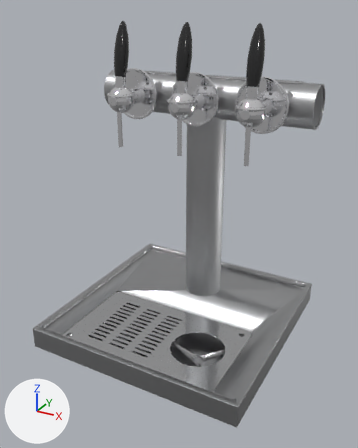
Renders of the Blender file docs/objetos/blend/B4.blend from each side of a commit.
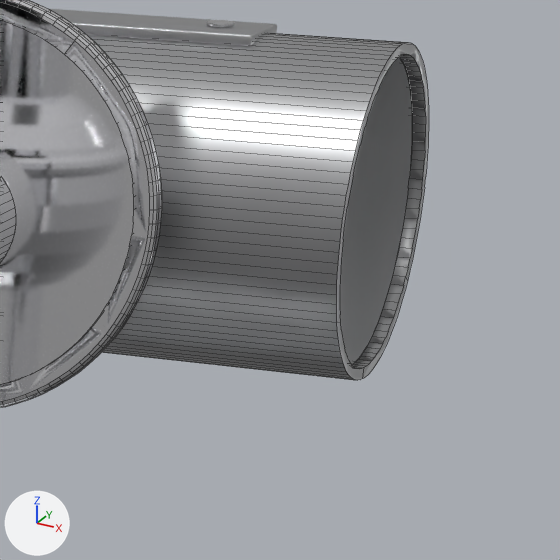
There are two pictures of each version: one whole from a 50 mm camera at (0.391, -0.726, 0.572) aimed at (0.005, -0.024, 0.221), one close up on the part from 75% to 96% of the width and 17% to 34% of the height. The lights are fixed; the arrows at lower left show +X, +Y and +Z. The older version's two pictures come first. The close-ups show mesh edges as thin lines.

Names of what the first close-up shows: 'grifo 3 tuerca', 'medallon 3', 'pletina', 'tapa 2', 'tubo horizontal' and 1 more.
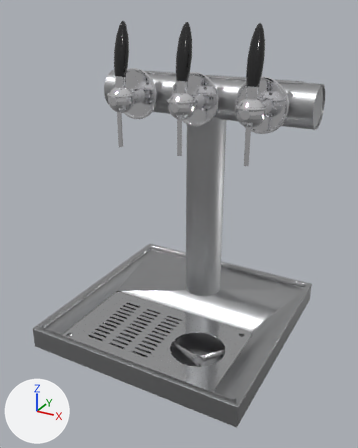
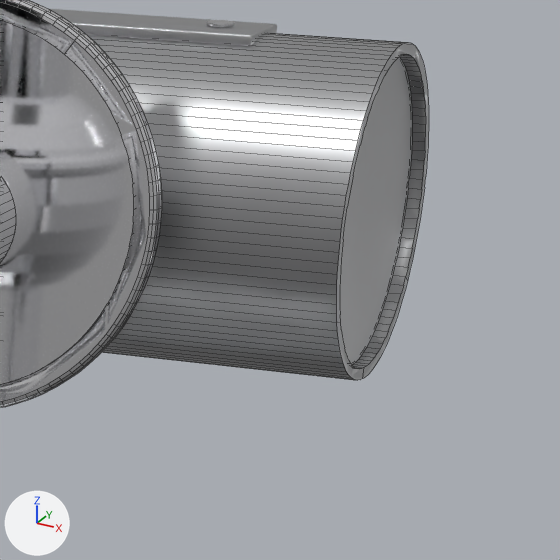
What changed in the scene script:
```text
Change me_tubo_horizontal:
    where me_tubo_horizontal.from_pydata(...)  # 576 vertices, 294 faces; spans x -0.2..0.2, y 0.054..0.126, z 0.387..0.459
    used by ob_tubo_horizontal; parent = ob_b4; location = (0.0, 0.0, 0.0)
    me_tubo_horizontal part 1: edges marked sharp go from 483 to 482
Change me_tapa_2:
    used by ob_tapa_2; parent = ob_b4; location = (0.0, 0.0, 0.0)
    remove me_tapa_2.from_pydata(...)  # 192 vertices, 98 faces; spans x 0.195..0.197, y 0.0567..0.1233, z 0.3901..0.4567
    add me_tapa_2.from_pydata(...)  # 192 vertices, 98 faces; spans x 0.1947..0.1967, y 0.0567..0.1233, z 0.3901..0.4567
    me_tapa_2 part 2: the whole mesh is moved by (-0.0003, 0.0, 0.0)
```

What differs and where, as boxes (x1, y1, x2, y2) in the close-ups (560 x 560 px):
'tapa 2', moved (not visible afterwards)
    before: (340, 58, 412, 364)
part 1 of me_tubo_horizontal, shading changed
    both: (337, 48, 429, 375)
